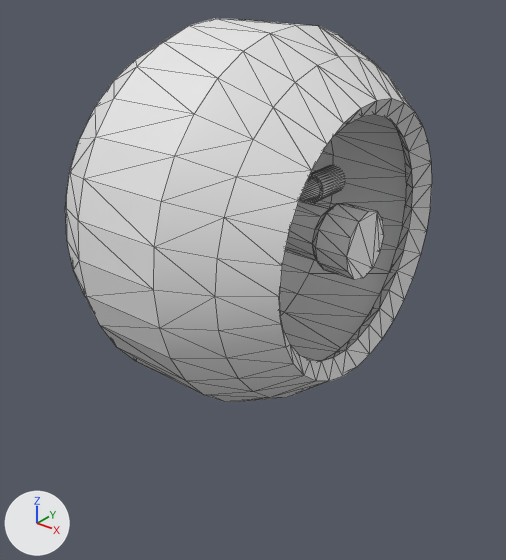
Renders of the OBJ model models/station/station_habitat.obj from each side of a commit.
Both versions are drawn from a 50 mm lens placed at (3.2, -4.0, 1.91), pointed at (0.06, -0.08, -0.52). The axes (+X, +Y, +Z) are drawn at lower left. The lights are the same throughout. Mesh edges are drawn as thin lines. Where no turn or scale is listed for an object, it has been applied to the vertices.

Script lines for the objects in view, before the commit:
```python
me_cylinder = bpy.data.meshes.new('Cylinder')
me_cylinder.from_pydata(...)  # 1048 vertices, 1964 faces; spans x -1.0..1.0, y -1.41..1.41, z -1.41..1.41
ob_cylinder = bpy.data.objects.new('Cylinder', me_cylinder)
ob_cylinder.location = (0.0, 0.0, 0.0)
```
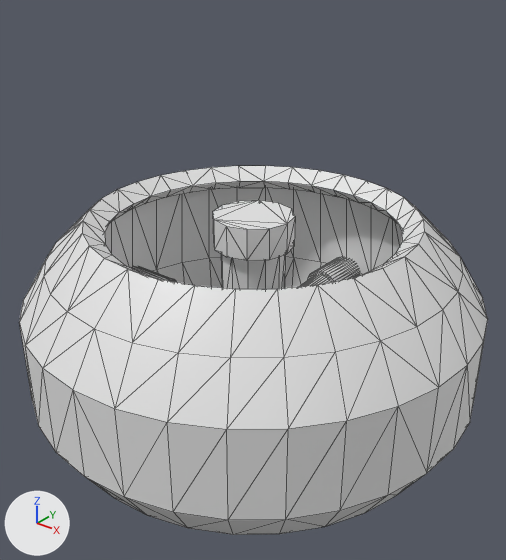
Where the change shows, as pixel boxes [x1, y1, x2, y2] in the pictures (506 x 560 px; the box of a moved part takes in the faces that stretch with it):
'Cylinder', reshaped (28% wider): before [65, 18, 432, 402]; after [19, 166, 488, 535]
part 1 of me_cylinder, moved or reshaped: before [65, 18, 432, 402]; after [19, 166, 488, 535]
part 2 of me_cylinder, moved or reshaped (not visible before): after [301, 257, 360, 286]
part 3 of me_cylinder, moved or reshaped: before [300, 166, 344, 203]; after [131, 266, 177, 282]
part 4 of me_cylinder, moved or reshaped: before [285, 199, 384, 280]; after [212, 200, 295, 289]

The change, as a list of edits to the scene's bpy script:
```text
Change me_cylinder:
    where me_cylinder.from_pydata(...)  # 1048 vertices, 1964 faces; spans x -1.0..1.0, y -1.41..1.41, z -1.41..1.41
    used by ob_cylinder; location = (0.0, 0.0, 0.0)
    me_cylinder part 1: the loose piece of 416 vertices spanning x -1.0..1.0, y -1.41..1.41, z -1.41..1.41 is multiplied about its middle by the matrix ((0.0, 0.0, -1.3), (0.0, -1.3, 0.0), (-1.0, 0.0, 0.0)), then moved by (0.0, 0.0, -1.0)
    me_cylinder part 2: the loose piece of 256 vertices spanning x -0.12..0.12, y -0.12..0.12, z -1.23..1.23 is multiplied about its middle by the matrix ((0.0, 1.3, 0.0), (0.0, 0.0, -1.3), (-1.0, 0.0, 0.0)), then moved by (0.0, 0.0, -1.0)
    me_cylinder part 3: the loose piece of 256 vertices spanning x -0.12..0.12, y -1.23..1.23, z -0.12..0.12 is multiplied about its middle by the matrix ((0.0, -1.3, 0.0), (0.0, 0.0, 1.3), (-1.0, 0.0, 0.0)), then moved by (0.0, 0.0, -1.0)
    me_cylinder part 4: the loose piece of 120 vertices spanning x -1.0..1.0, y -0.25..0.25, z -0.25..0.25 is multiplied about its middle by the matrix ((0.0, 0.0, -1.3), (0.0, -1.3, 0.0), (-1.0, 0.0, 0.0)), then moved by (0.0, 0.0, -1.0)
```
